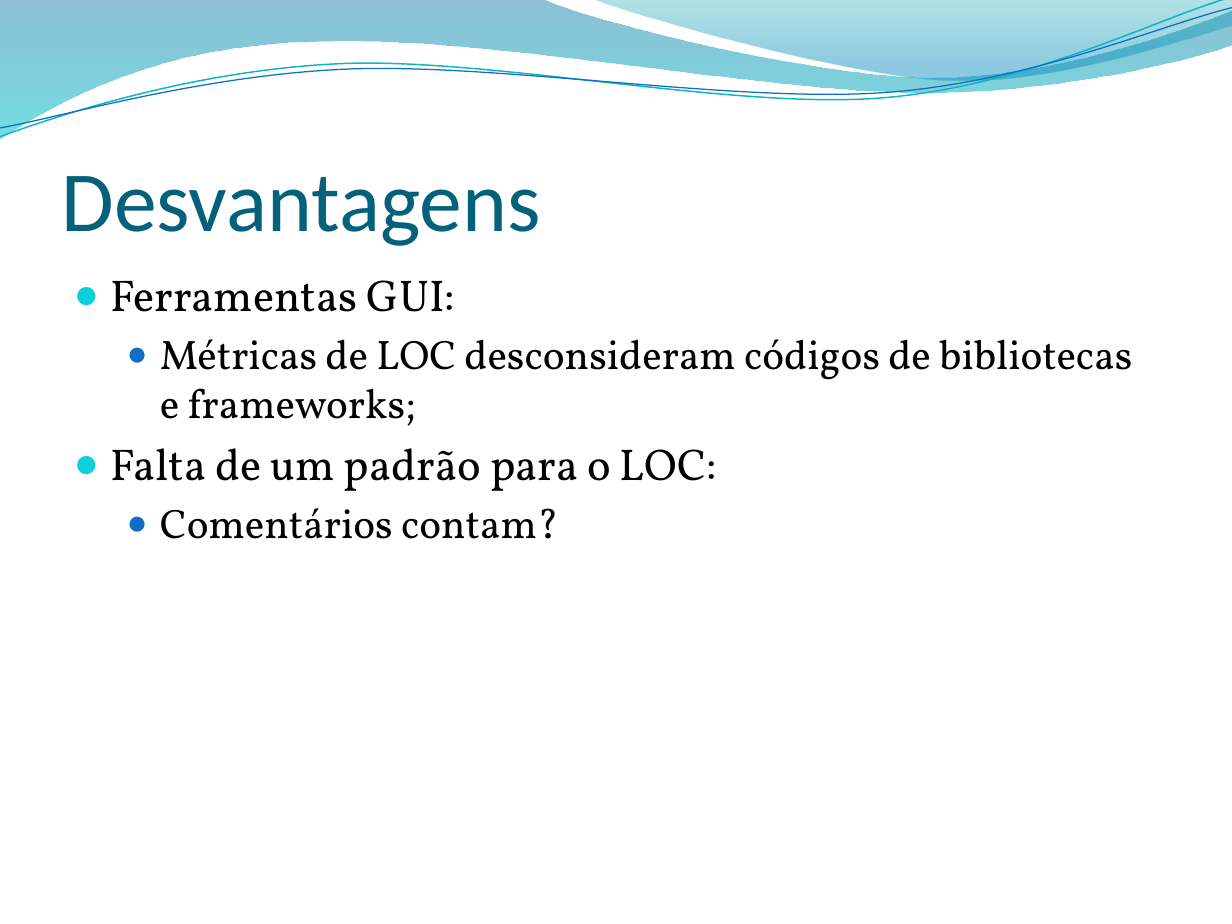
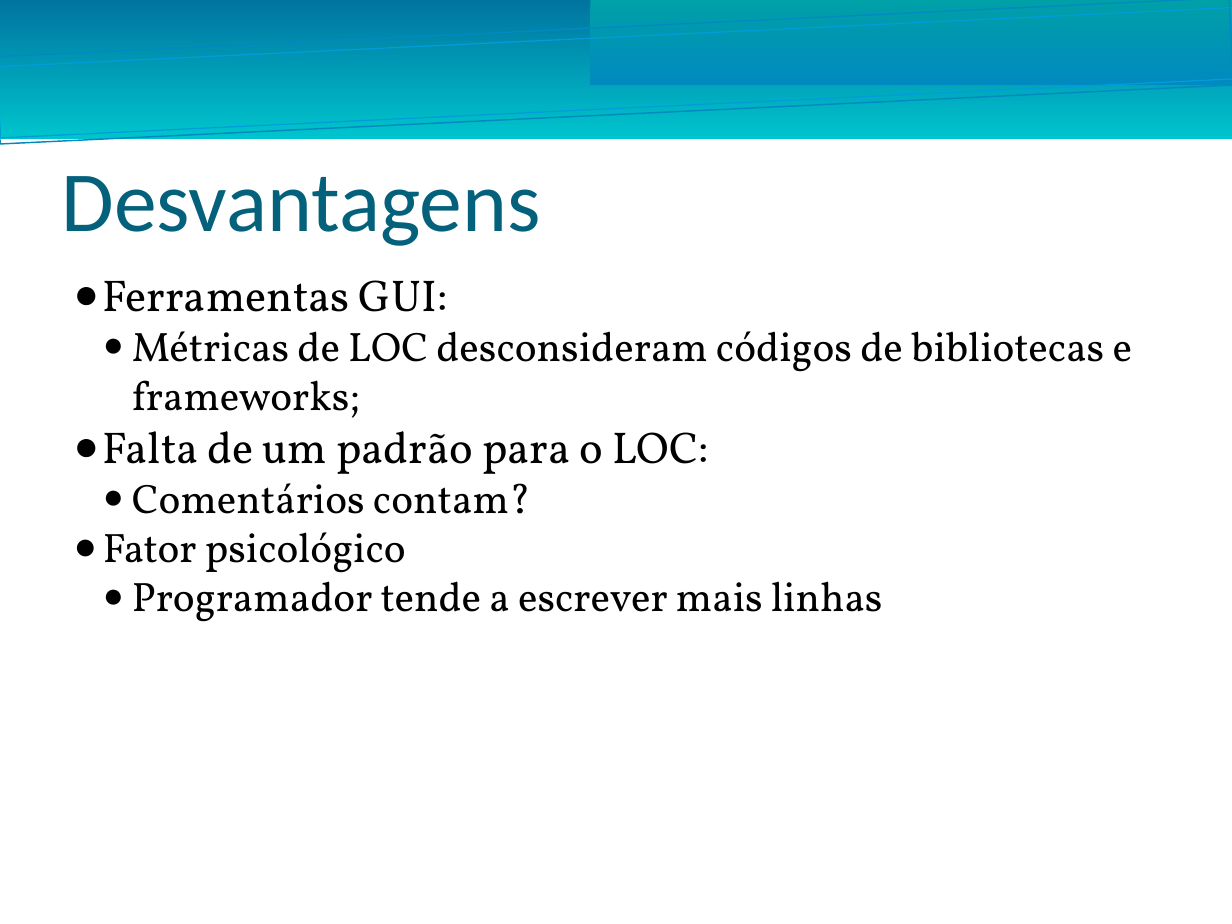
Before and after one commit to guglinski/bolsistas, a slide deck: slide 6 of Atividade 4 - bolsistas/Atividade 4 - ES.pptx. Drawn at 1232x924 pixels with LibreOffice and Linux fonts; fonts in the diff are those of the drawing; background and template pictures are left out. Boxes give left, top, right and bottom in pixels: in the first picture for what was removed or moved away, otherwise in the second. Text is boxed around its words. In the diff, an @@ line names an element or a change of style, - is before the commit and + after.

```diff
--- a/Atividade 4 - bolsistas/Atividade 4 - ES.pptx
+++ b/Atividade 4 - bolsistas/Atividade 4 - ES.pptx
@@ freeform shape removed at box(0, 0, 1232, 139) @@
@@ freeform shape removed at box(0, 0, 1232, 144) @@
@@ freeform shape removed at box(0, 8, 1232, 137) @@
@@ rectangle added at box(0, 0, 1232, 139), fill gradient #0074A0 to #00C4CD @@
@@ rectangle added at box(0, 0, 1232, 144), outline #008ABF 0.85 pt @@
@@ rectangle added at box(0, 8, 1232, 137), outline #009DD9 0.74 pt @@
@@ freeform shape removed at box(590, 0, 1232, 85) @@
@@ rectangle added at box(590, 0, 1232, 85), fill gradient #00A0A8 to #008ABF @@
@@ text at box(103, 280, 1132, 514): indent changed; less space between paragraphs @@
@@ text at box(103, 532, 883, 622): paragraphs added @@
+● Fator psicológico
+  ● Programador tende a escrever mais linhas
```
Also in this commit, not shown: 5 other slides changed.
